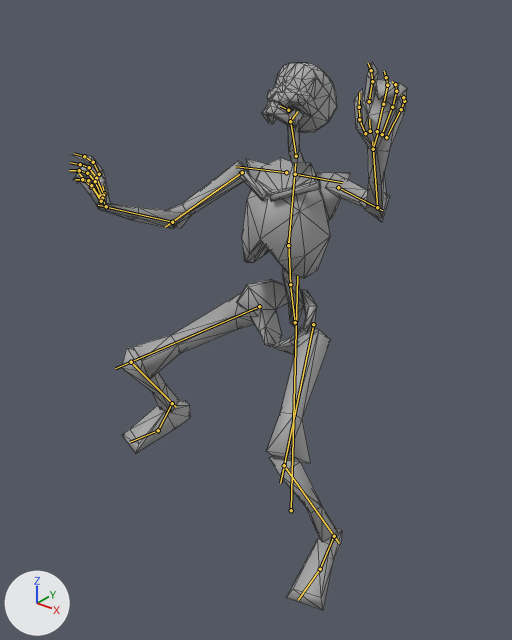
One commit to the glTF model art/Character/animations/raw_import/animset_climb.glb: the scene before it, then after it.
One viewpoint serves both versions: a camera (50 mm lens) standing at (1.284, -1.832, 2.262) and looking at (-0.01, -0.214, 1.26). Arrows for +X, +Y and +Z are at lower left; the lights stay in place. Both versions are drawn at frame 16 of the action 'climb_up'; the numbers are the values there. The bones that bend it are drawn over the model as lines. Mesh edges are drawn as thin lines.

The first picture shows 'Grim'.
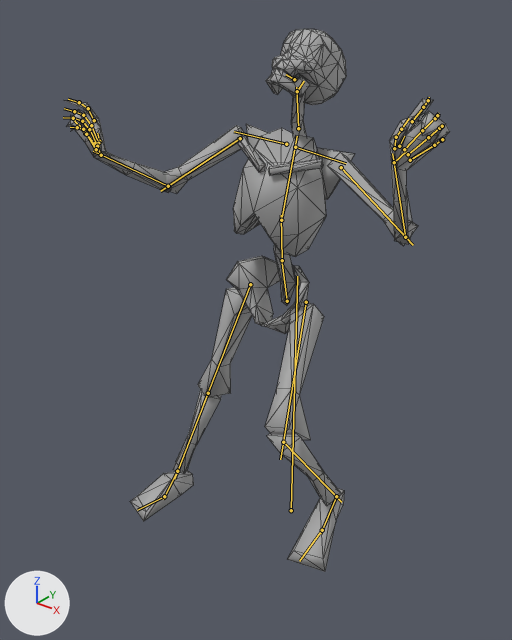
Location of each change, [x1, y1, x2, y2] in pixels of the pictures (512 x 640 px):
'Grim', posed (15% wider)
    before: [72, 62, 407, 611]
    after: [64, 29, 450, 572]
bone 'hips', root to tip
    before: (295, 322) to (290, 286)
    after: (287, 301) to (282, 263)
bone 'spine', root to tip
    before: (290, 284) to (288, 241)
    after: (282, 260) to (281, 215)
bone 'chest', root to tip
    before: (288, 245) to (295, 163)
    after: (281, 220) to (297, 136)
bone 'head', root to tip
    before: (290, 121) to (297, 111)
    after: (297, 91) to (304, 81)
bone 'shoulder.R', root to tip
    before: (286, 172) to (235, 166)
    after: (286, 144) to (234, 131)
bone 'upper_arm.R', root to tip
    before: (242, 172) to (165, 227)
    after: (240, 138) to (160, 191)
bone 'forearm.R', root to tip
    before: (172, 222) to (98, 205)
    after: (168, 186) to (93, 151)
bone 'hand.R', root to tip
    before: (106, 206) to (100, 195)
    after: (101, 155) to (95, 143)
bone 'shoulder.L', root to tip
    before: (295, 174) to (342, 182)
    after: (295, 147) to (346, 163)
bone 'upper_arm.L', root to tip
    before: (338, 187) to (382, 210)
    after: (341, 167) to (413, 245)
bone 'forearm.L', root to tip
    before: (377, 207) to (372, 141)
    after: (405, 237) to (392, 153)
bone 'hand.L', root to tip
    before: (373, 149) to (378, 131)
    after: (394, 162) to (406, 151)
bone 'thigh.R', root to tip
    before: (259, 306) to (115, 368)
    after: (250, 284) to (203, 404)
bone 'shin.R', root to tip
    before: (131, 362) to (176, 407)
    after: (208, 393) to (174, 479)
bone 'foot.R', root to tip
    before: (172, 403) to (156, 433)
    after: (177, 471) to (163, 499)
bone 'thigh.L', root to tip
    before: (313, 324) to (280, 483)
    after: (306, 302) to (280, 459)
bone 'shin.L', root to tip
    before: (284, 465) to (339, 543)
    after: (283, 442) to (341, 502)
bone 'foot.L', root to tip
    before: (334, 536) to (318, 572)
    after: (336, 496) to (320, 534)

Diff of the bpy script that builds the scene:
```diff
--- a/art/Character/animations/raw_import/animset_climb.glb.py
+++ b/art/Character/animations/raw_import/animset_climb.glb.py
@@ bone_hips @@
 bone_hips = bpy.data.objects['char'].pose.bones['hips']  # child of 'Root'
-bone_hips.location = (0.0, -0.055, 0.108)
+bone_hips.location = (0.0, 0.065, 0.138)
@@ bone_spine @@
 bone_spine = bpy.data.objects['char'].pose.bones['spine']  # child of 'hips'
-bone_spine.rotation_quaternion = (1.0, 0.0, 0.0, 0.0)  # degrees (0, 0, 0)
+bone_spine.rotation_quaternion = (1.0, 0.0, -0.002, -0.021)  # degrees (0, 0, -2)
@@ bone_chest @@
 bone_chest = bpy.data.objects['char'].pose.bones['chest']  # child of 'spine'
-bone_chest.rotation_quaternion = (1.0, 0.0, 0.0, 0.0)  # degrees (0, 0, 0)
+bone_chest.rotation_quaternion = (0.999, 0.0, 0.004, -0.042)  # degrees (0, 0, -5)
@@ bone_head @@
 bone_head = bpy.data.objects['char'].pose.bones['head']  # child of 'neck'
-bone_head.rotation_quaternion = (0.906, -0.422, -0.033, -0.016)  # degrees (-50, -4, 0)
+bone_head.rotation_quaternion = (0.905, -0.418, -0.073, 0.035)  # degrees (-50, -6, 7)
@@ bone_shoulder_r @@
 bone_shoulder_r = bpy.data.objects['char'].pose.bones['shoulder.R']  # child of 'chest'
-bone_shoulder_r.rotation_quaternion = (0.999, -0.014, -0.002, 0.045)  # degrees (-2, 0, 5)
+bone_shoulder_r.rotation_quaternion = (0.999, -0.015, 0.004, 0.038)  # degrees (-2, 0, 4)
@@ bone_upper_arm_r @@
 bone_upper_arm_r = bpy.data.objects['char'].pose.bones['upper_arm.R']  # child of 'shoulder.R'
-bone_upper_arm_r.rotation_quaternion = (0.749, 0.062, 0.559, 0.35)  # degrees (53, 53, 78)
+bone_upper_arm_r.rotation_quaternion = (0.71, -0.008, 0.602, 0.364)  # degrees (57, 59, 89)
@@ bone_forearm_r @@
 bone_forearm_r = bpy.data.objects['char'].pose.bones['forearm.R']  # child of 'upper_arm.R'
-bone_forearm_r.rotation_quaternion = (0.858, -0.277, 0.0, 0.433)  # degrees (-29, 14, 50)
+bone_forearm_r.rotation_quaternion = (0.829, -0.301, 0.0, 0.47)  # degrees (-31, 16, 54)
@@ bone_hand_r @@
 bone_hand_r = bpy.data.objects['char'].pose.bones['hand.R']  # child of 'forearm.R'
-bone_hand_r.rotation_quaternion = (0.735, 0.164, -0.366, 0.548)  # degrees (-13, -46, 79)
+bone_hand_r.rotation_quaternion = (0.782, 0.183, -0.369, 0.467)  # degrees (-5, -48, 64)
@@ bone_shoulder_l @@
 bone_shoulder_l = bpy.data.objects['char'].pose.bones['shoulder.L']  # child of 'chest'
-bone_shoulder_l.rotation_quaternion = (0.999, 0.025, -0.01, -0.045)  # degrees (3, -1, -5)
+bone_shoulder_l.rotation_quaternion = (0.999, 0.018, -0.002, -0.029)  # degrees (2, 0, -3)
@@ bone_upper_arm_l @@
 bone_upper_arm_l = bpy.data.objects['char'].pose.bones['upper_arm.L']  # child of 'shoulder.L'
-bone_upper_arm_l.rotation_quaternion = (0.651, 0.254, -0.704, -0.131)  # degrees (103, -58, -93)
+bone_upper_arm_l.rotation_quaternion = (0.7, 0.01, -0.685, -0.202)  # degrees (78, -73, -94)
@@ bone_forearm_l @@
 bone_forearm_l = bpy.data.objects['char'].pose.bones['forearm.L']  # child of 'upper_arm.L'
-bone_forearm_l.rotation_quaternion = (0.918, -0.214, 0.0, -0.335)  # degrees (-23, -8, -38)
+bone_forearm_l.rotation_quaternion = (0.64, -0.415, 0.0, -0.647)  # degrees (-39, -32, -79)
@@ bone_hand_l @@
 bone_hand_l = bpy.data.objects['char'].pose.bones['hand.L']  # child of 'forearm.L'
-bone_hand_l.rotation_quaternion = (0.775, 0.058, 0.492, -0.392)  # degrees (-30, 54, -69)
+bone_hand_l.rotation_quaternion = (0.767, 0.427, 0.42, -0.229)  # degrees (59, 57, 1)
@@ bone_thigh_r @@
 bone_thigh_r = bpy.data.objects['char'].pose.bones['thigh.R']  # child of 'hips'
-bone_thigh_r.rotation_quaternion = (0.81, -0.529, -0.005, 0.253)  # degrees (-63, 15, 25)
+bone_thigh_r.rotation_quaternion = (0.987, -0.046, 0.085, 0.126)  # degrees (-4, 10, 14)
@@ bone_shin_r @@
 bone_shin_r = bpy.data.objects['char'].pose.bones['shin.R']  # child of 'thigh.R'
-bone_shin_r.rotation_quaternion = (0.701, 0.714, 0.0, -0.008)  # degrees (91, 1, -1)
+bone_shin_r.rotation_quaternion = (0.991, -0.131, 0.0, 0.001)  # degrees (-15, 0, 0)
@@ bone_foot_r @@
 bone_foot_r = bpy.data.objects['char'].pose.bones['foot.R']  # child of 'shin.R'
-bone_foot_r.rotation_quaternion = (0.98, -0.001, 0.021, -0.2)  # degrees (-1, 2, -23)
+bone_foot_r.rotation_quaternion = (0.924, 0.371, 0.062, -0.068)  # degrees (43, 9, -5)
@@ bone_thigh_l @@
 bone_thigh_l = bpy.data.objects['char'].pose.bones['thigh.L']  # child of 'hips'
-bone_thigh_l.rotation_quaternion = (0.915, -0.377, -0.011, -0.143)  # degrees (-44, -7, -15)
+bone_thigh_l.rotation_quaternion = (0.894, -0.409, -0.049, -0.176)  # degrees (-47, -13, -16)
@@ bone_shin_l @@
 bone_shin_l = bpy.data.objects['char'].pose.bones['shin.L']  # child of 'thigh.L'
-bone_shin_l.rotation_quaternion = (0.871, 0.492, 0.0, 0.005)  # degrees (59, 0, 1)
+bone_shin_l.rotation_quaternion = (0.802, 0.597, 0.0, 0.006)  # degrees (73, 0, 1)
@@ bone_foot_l @@
 bone_foot_l = bpy.data.objects['char'].pose.bones['foot.L']  # child of 'shin.L'
-bone_foot_l.rotation_quaternion = (0.989, 0.025, -0.024, 0.144)  # degrees (2, -3, 17)
+bone_foot_l.rotation_quaternion = (0.98, -0.057, 0.03, 0.189)  # degrees (-6, 5, 22)
```
